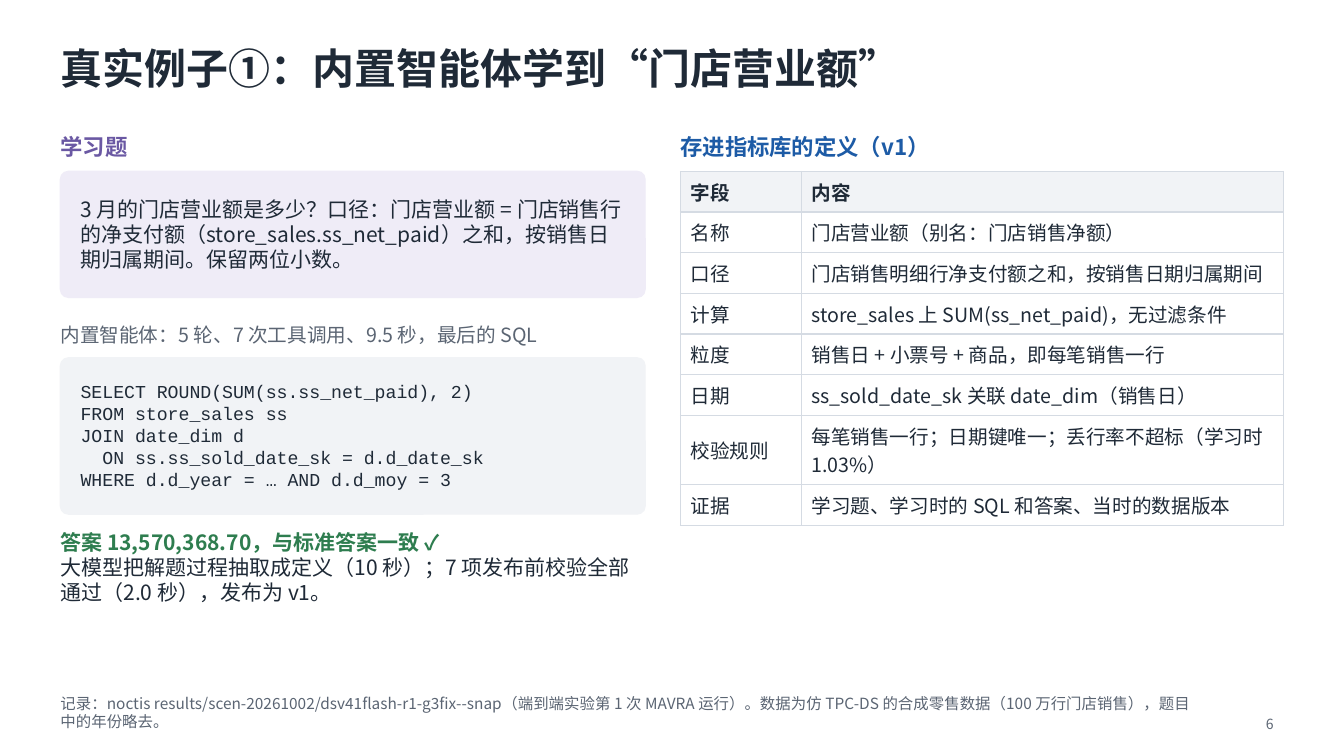
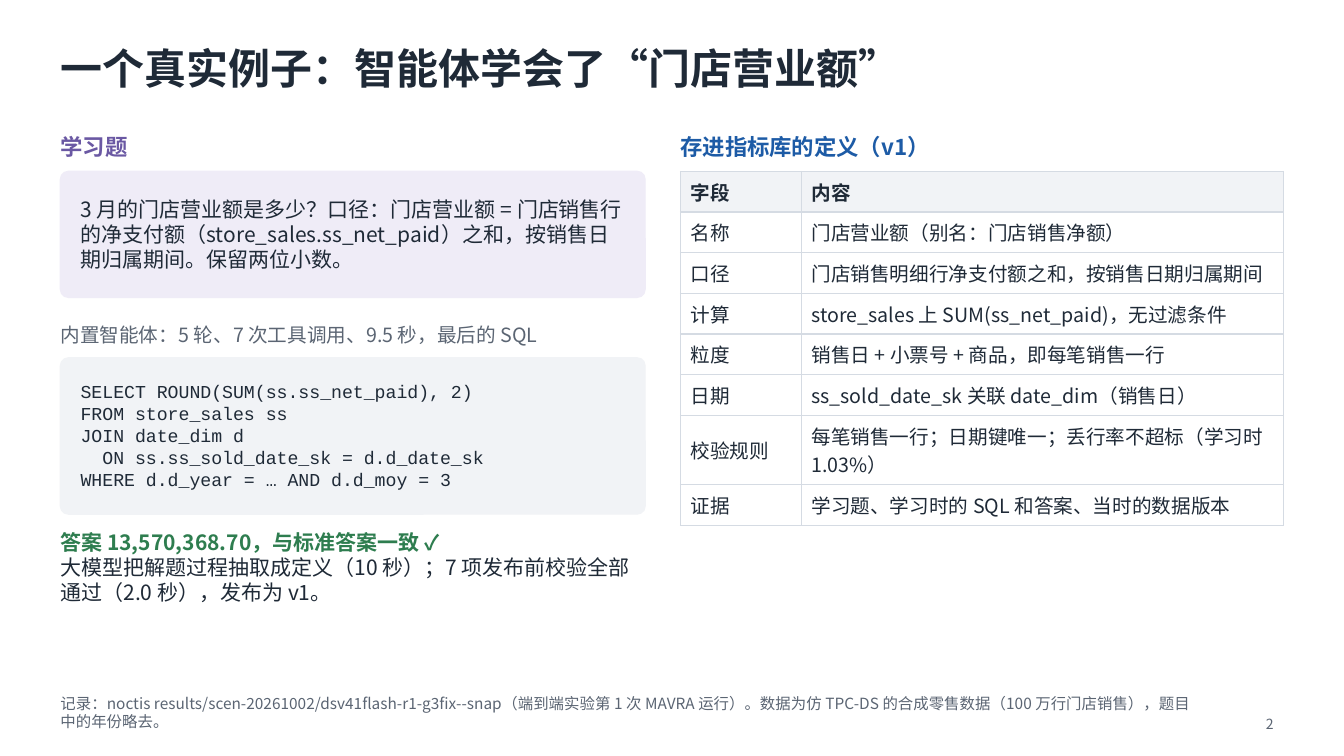
Before and after one commit to mmmttt000045/agent4db-adapter, a slide deck: slide 2 of docs/mavra-system.pptx (slide 6 before the commit). Drawn at 1344x756 pixels with LibreOffice and Linux fonts; fonts in the diff are those of the drawing. Boxes give left, top, right and bottom in pixels: in the first picture for what was removed or moved away, otherwise in the second. Text is boxed around its words. In the diff, an @@ line names an element or a change of style, - is before the commit and + after.

```diff
--- a/docs/mavra-system.pptx
+++ b/docs/mavra-system.pptx
@@ title at (x1=60, y1=48, x2=900, y2=88): text changed @@
-真实例子①：内置智能体学到“门店营业额”
+一个真实例子：智能体学会了“门店营业额”
@@ page number at (x1=1266, y1=718, x2=1274, y2=729): text changed @@
-6
+2
```
Also in this commit, not shown: 5 other slides changed, 1 slide added, 3 other files.
